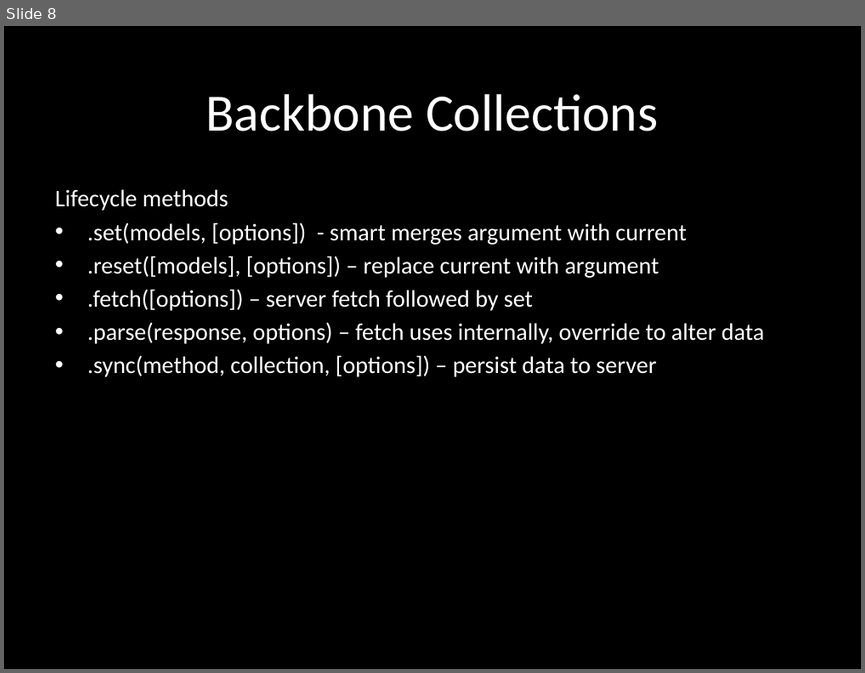
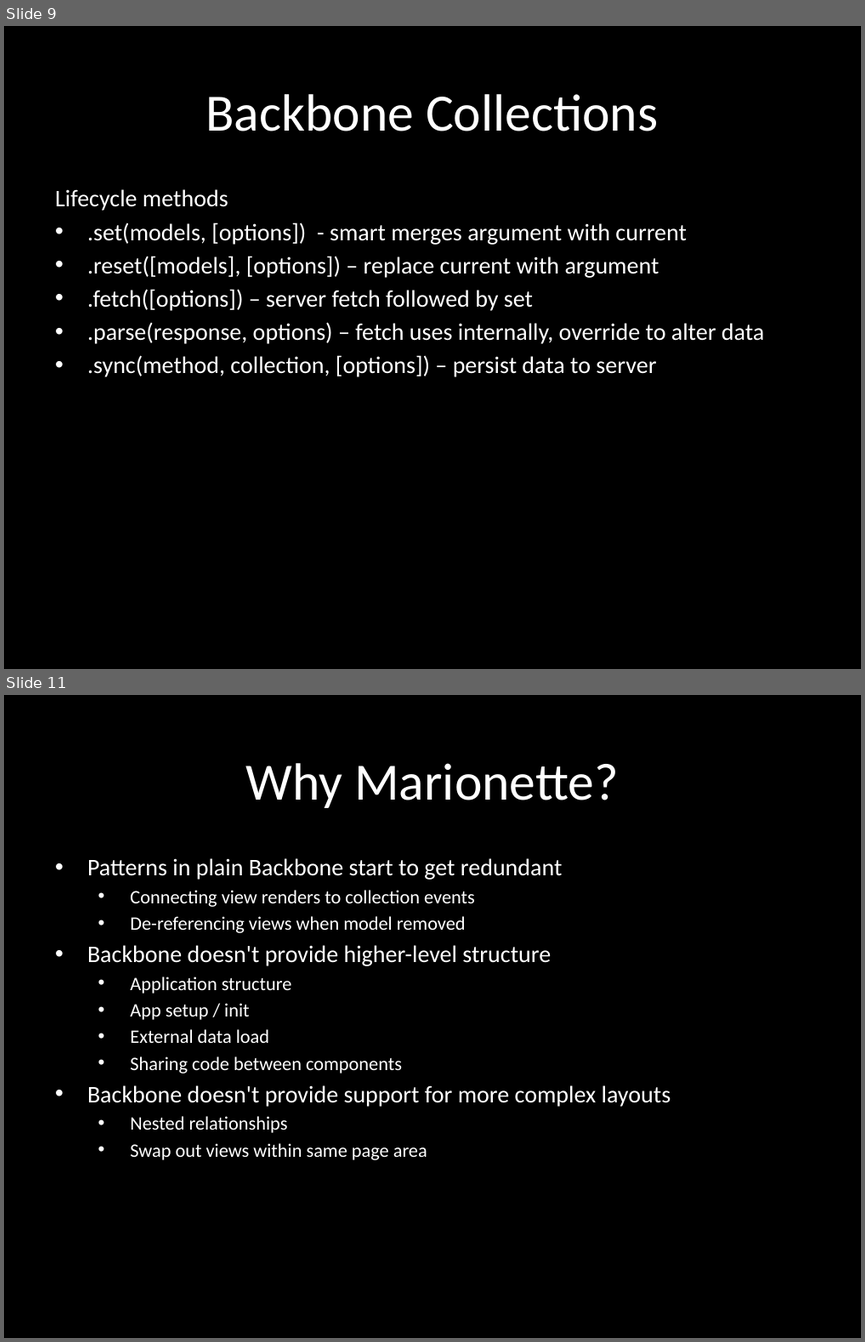
Before and after one commit to eliasjames/training-macys-20160929, a slide deck: slides/Backbone Slides Day 2.pptx. Shown one above the other, each under a label of ours: slide 8 before the commit, slides 9 and 11 after it; the slides between them are not shown. The pictures are 865x673 and 865x1342 pixels, drawn with LibreOffice and Linux fonts; fonts in the diff are those of the drawing. Boxes give left, top, right and bottom in pixels: in the first picture for what was removed or moved away, otherwise in the second. Text is boxed around its words. In the diff, an @@ line names an element or a change of style, - is before the commit and + after.

```diff
--- a/slides/Backbone Slides Day 2.pptx
+++ b/slides/Backbone Slides Day 2.pptx
@@ slide 11 added at (x1=4, y1=695, x2=861, y2=1338), background #000000 @@
@@ title added at (x1=246, y1=763, x2=618, y2=808), 44 pt, text #FFFFFF @@
+Why Marionette?
@@ subtitle added at (x1=87, y1=858, x2=671, y2=1160), 16 pt, text #FFFFFF @@
+• Patterns in plain Backbone start to get redundant
+  • Connecting view renders to collection events
+  • De-referencing views when model removed
+• Backbone doesn't provide higher-level structure
+  • Application structure
+  • App setup / init
+  • External data load
+  • Sharing code between components
+• Backbone doesn't provide support for more complex layouts
+  • Nested relationships
+  • Swap out views within same page area
@@ what was slide 8 is now slide 9 @@
```
Also in this commit, not shown: 3 slides changed, 3 other slides added, 2 slides removed, 2 other files.
